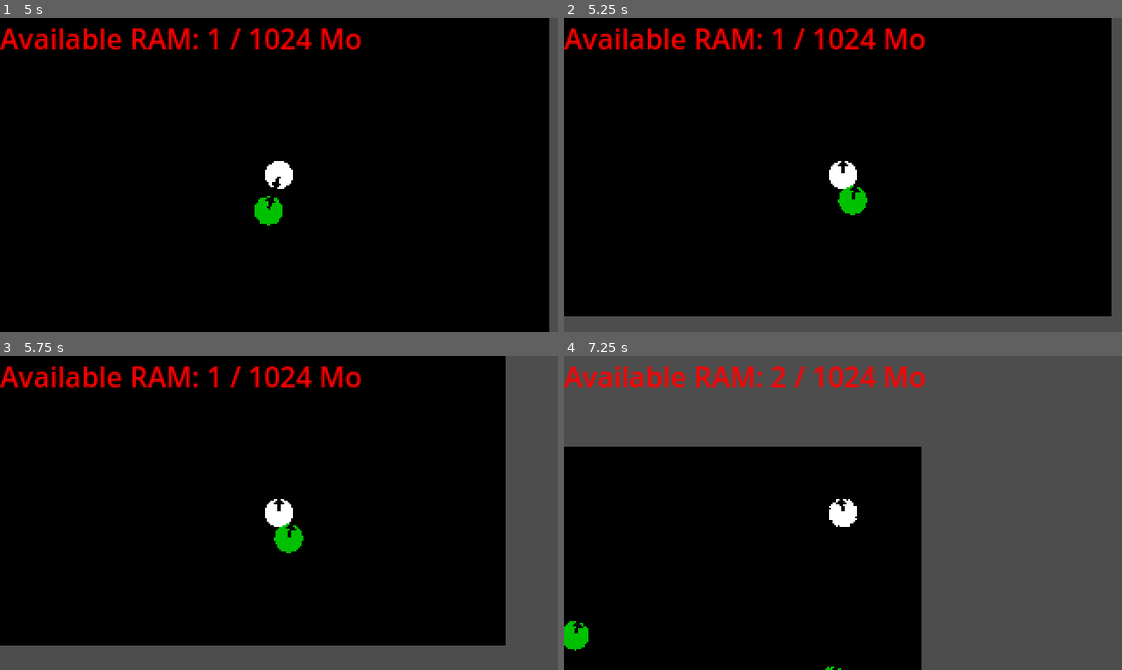
Above: before the commit, frames 1-4 (two rows, left to right).
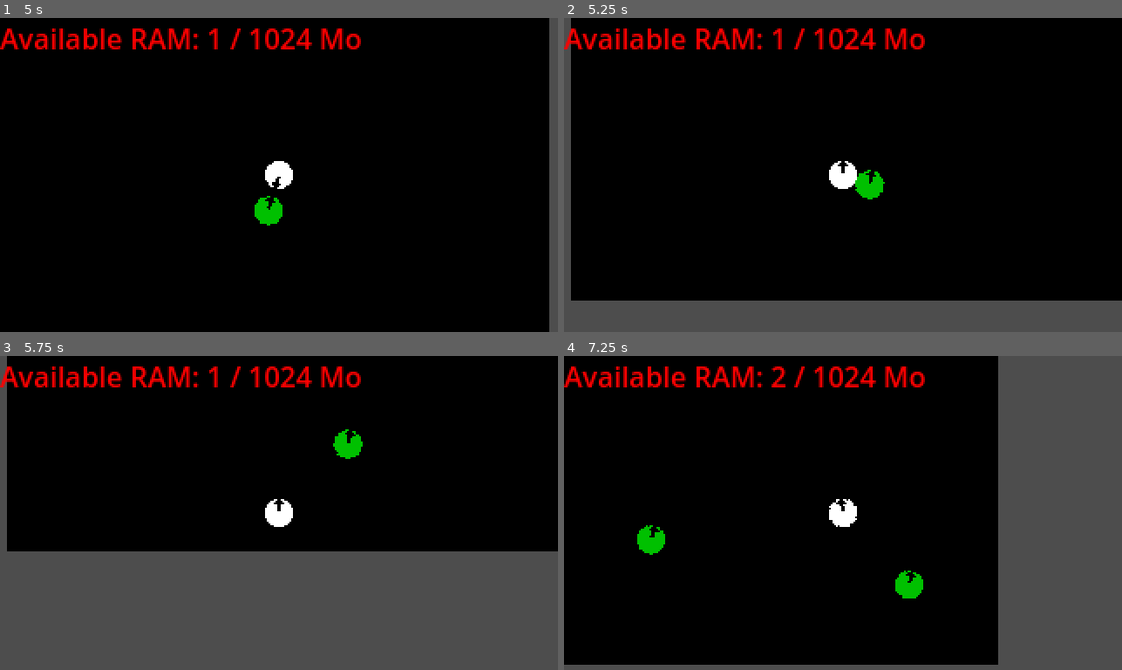
Above: after the commit, the same moments.

Repository: QKrempp/Saving-Private-RAM
Game: Godot game, scene res://Main.tscn
Same seed, same stepped clock (60 frames per second), same inputs: the game is played once before the commit and once after it. Sound files missing from this copy of the repository are replaced by a short silence.
Inputs (mouse positions are in pixels of both pictures, inside the frame that each line leads up to):
- Up to frame 1 (5 s): tap Enter at 0.5 s; move the mouse to (401, 159) at 0.52 s; hold Right (ui_right) 0.53-1.28 s; move the mouse to (167, 190) at 1.27 s; hold Down (ui_down) 1.28-2.03 s; move the mouse to (334, 105) at 2.02 s; hold Right (ui_right) 2.03-2.78 s; move the mouse to (251, 237) at 2.77 s; hold Up (ui_up) 2.78-3.53 s; move the mouse to (446, 222) at 3.52 s; hold Left (ui_left) from 3.53 s (still down); move the mouse to (111, 127) at 4.27 s
- Up to frame 2 (5.25 s): move the mouse to (870, 175) at 5.02 s; release Left (ui_left) at 5.03 s; hold Down (ui_down) from 5.03 s (still down)
- Up to frame 3 (5.75 s): keep holding Down (ui_down)
- Up to frame 4 (7.25 s): move the mouse to (759, 434) at 5.77 s; release Down (ui_down) at 5.78 s; hold Right (ui_right) 5.78-6.53 s; move the mouse to (965, 497) at 6.52 s; hold Up (ui_up) from 6.53 s (still down)

Frame 1 is identical in both runs. In frame 2, 8.3% of the frame differs, in the area x 0-100%, y 0-95%; in frame 3, 34%, in the area x 0-100%, y 0-93%; in frame 4, 33%.

Commit message:
feat: added xp count

Diff:
--- a/Bullet.tscn
+++ b/Bullet.tscn
@@ -9,6 +9,7 @@
 [node name="Bullet" type="CharacterBody2D" groups=["bullets"]]
 collision_layer = 2
 collision_mask = 2
+motion_mode = 1
 script = ExtResource("1_4s4u5")
 
 [node name="CollisionShape2D" type="CollisionShape2D" parent="."]
--- a/Ennemy.tscn
+++ b/Enemy.tscn
@@ -1,19 +1,20 @@
 [gd_scene load_steps=4 format=3 uid="uid://cimcu2aagyfo5"]
 
-[ext_resource type="Texture2D" uid="uid://dbygwy3fhqf8e" path="res://Art/Circle.png" id="1_18qdq"]
-[ext_resource type="Script" uid="uid://dyebhhnmpnhel" path="res://ennemy.gd" id="1_vtfp1"]
+[ext_resource type="Script" uid="uid://dyebhhnmpnhel" path="res://enemy.gd" id="1_s7bn3"]
+[ext_resource type="Texture2D" uid="uid://dbygwy3fhqf8e" path="res://Art/Circle.png" id="2_2hac7"]
 
 [sub_resource type="CircleShape2D" id="CircleShape2D_vtfp1"]
 radius = 8.06226
 
-[node name="Ennemy" type="CharacterBody2D" groups=["ennemies"]]
+[node name="Enemy" type="CharacterBody2D" groups=["ennemies"]]
 collision_mask = 2
-script = ExtResource("1_vtfp1")
+motion_mode = 1
+script = ExtResource("1_s7bn3")
 
 [node name="Sprite2D" type="Sprite2D" parent="."]
 modulate = Color(0, 0.752941, 0, 1)
 z_index = 1
-texture = ExtResource("1_18qdq")
+texture = ExtResource("2_2hac7")
 
 [node name="CollisionShape2D" type="CollisionShape2D" parent="."]
 shape = SubResource("CircleShape2D_vtfp1")
--- a/Main.tscn
+++ b/Main.tscn
@@ -5,7 +5,7 @@
 [ext_resource type="Script" uid="uid://cy237pyaj8i7b" path="res://RAM.gd" id="2_uu6xs"]
 [ext_resource type="AudioStream" uid="uid://c16alwrnlwfj" path="res://Sound Assets/Sounds/Shotgun_Shot-001.wav" id="3_cm0pq"]
 [ext_resource type="AudioStream" uid="uid://ch6da2eebolar" path="res://Sound Assets/Sounds/buits_de_pas.mp3" id="4_3dxm6"]
-[ext_resource type="PackedScene" uid="uid://ddu8ti7s0a4a0" path="res://EnnemySpawner.tscn" id="4_cm0pq"]
+[ext_resource type="PackedScene" uid="uid://ddu8ti7s0a4a0" path="res://EnemySpawner.tscn" id="4_cm0pq"]
 [ext_resource type="AudioStream" uid="uid://bbh0f5y7nuh1k" path="res://Sound Assets/Music/bg_music.mp3" id="5_fos0i"]
 
 [node name="Room" type="Node2D"]
--- a/Player.tscn
+++ b/Player.tscn
@@ -7,6 +7,7 @@
 radius = 7.07107
 
 [node name="Player" type="CharacterBody2D"]
+motion_mode = 1
 script = ExtResource("1_kpjcp")
 
 [node name="Sprite2D" type="Sprite2D" parent="."]
@@ -18,5 +19,5 @@
 shape = SubResource("CircleShape2D_kpjcp")
 
 [node name="FireRate" type="Timer" parent="."]
-wait_time = 0.1
+wait_time = 0.5
 one_shot = true
--- a/RAM.gd
+++ b/RAM.gd
@@ -1,4 +1,4 @@
-extends Label
+class_name RamOverlay extends Label
 
 const TOTAL_RAM: int = 1024
 var used_ram: int = 0
@@ -10,8 +10,8 @@
 	bullet.entity_destroyed.connect(_on_countable_entity_destroyed.bind())
 	_on_countable_entity_spawned()
 
-func _on_ennemy_spawned(ennemy: Ennemy) -> void:
-	ennemy.entity_destroyed.connect(_on_countable_entity_destroyed.bind())
+func _on_enemy_spawned(enemy: Enemy) -> void:
+	enemy.entity_destroyed.connect(_on_countable_entity_destroyed.bind())
 	_on_countable_entity_spawned()
 
 func _on_countable_entity_spawned() -> void:
--- a/ennemy.gd
+++ b/enemy.gd
@@ -1,12 +1,16 @@
-class_name Ennemy extends CountableEntity
+class_name Enemy extends CountableEntity
 
 const SPEED = 50
-var health = 10
+var health = 2
+var xp_amount = 5
 
 func _physics_process(_delta: float) -> void:
-	var collision = get_last_slide_collision()
-	if collision and collision.get_collider().is_in_group("bullets"):
-		hit()
+
+	for index in range(get_slide_collision_count()):
+		var collision = get_slide_collision(index)
+		if collision and collision.get_collider() and collision.get_collider().is_in_group("bullets"):
+			hit()
+
 	move_and_slide()
 
 func hit() -> void:
--- a/enemy_spawner.gd
+++ b/enemy_spawner.gd
@@ -1,14 +1,14 @@
 extends Node2D
 
-const ENNEMY: PackedScene = preload("res://Ennemy.tscn")
+const ENEMY: PackedScene = preload("res://Enemy.tscn")
 
-signal ennemy_spawned
+signal enemy_spawned
 
 @onready var _spawn_area_shape = $SpawnArea/CollisionShape2D
 
 func _on_spawn_timer_timeout() -> void:
 	var spawn_position = _spawn_area_shape.global_position
-	var inst = ENNEMY.instantiate()
+	var inst = ENEMY.instantiate()
 	get_owner().add_child(inst)
 	inst.start(spawn_position, Vector2.from_angle(randf()))
-	ennemy_spawned.emit(inst)
+	enemy_spawned.emit(inst)
--- a/main.gd
+++ b/main.gd
@@ -2,6 +2,14 @@
 
 const BULLET: PackedScene = preload("res://Bullet.tscn")
 
+@onready var _overlay_ram : RamOverlay = $Overlay/RAM
+@onready var _main_character : MainCharacter = $MainCharacter
+@onready var _enemy_spawner : Node2D = $EnemySpawner
+
 func _ready() -> void:
-	$MainCharacter.shoot_bullet.connect($Overlay/RAM._on_shoot_bullet.bind())
-	$EnemySpawner.ennemy_spawned.connect($Overlay/RAM._on_ennemy_spawned.bind())
+	_main_character.shoot_bullet.connect(_overlay_ram._on_shoot_bullet.bind())
+	_enemy_spawner.enemy_spawned.connect(_overlay_ram._on_enemy_spawned.bind())
+	_enemy_spawner.enemy_spawned.connect(_on_enemy_spawned.bind())
+
+func _on_enemy_spawned(enemy: Enemy) -> void:
+	enemy.entity_destroyed.connect(_main_character._on_enemy_killed.bind(enemy.xp_amount))
--- a/player.gd
+++ b/player.gd
@@ -1,4 +1,4 @@
-extends CountableEntity
+class_name MainCharacter extends CountableEntity
 
 const SPEED: int = 100
 const BULLET: PackedScene = preload("res://Bullet.tscn")
@@ -9,6 +9,9 @@
 
 var last_offset := 0.0
 var _fade_tween: Tween # pour éviter les tweens qui se chevauchent
+
+var player_xp = 0
+var player_lvl = 0
 
 signal shoot_bullet
 
@@ -73,3 +76,10 @@
 		audio.play()
 
 	move_and_slide()
+
+func _on_enemy_killed(entity_xp_amount: int) -> void:
+	player_xp += entity_xp_amount
+	if player_xp >= 100:
+		player_xp = 0
+		player_lvl += 1
+	print("Xp: " + str(player_xp))
Renamed: EnnemySpawner.tscn -> EnemySpawner.tscn
Renamed: ennemy.gd.uid -> enemy.gd.uid
